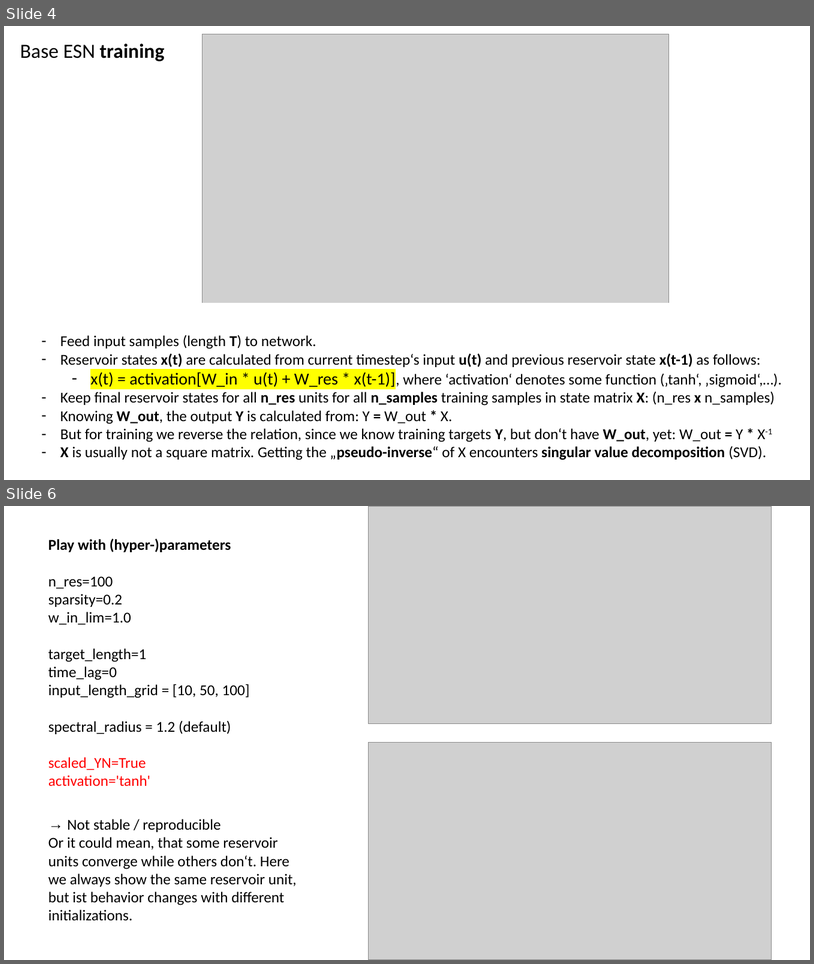
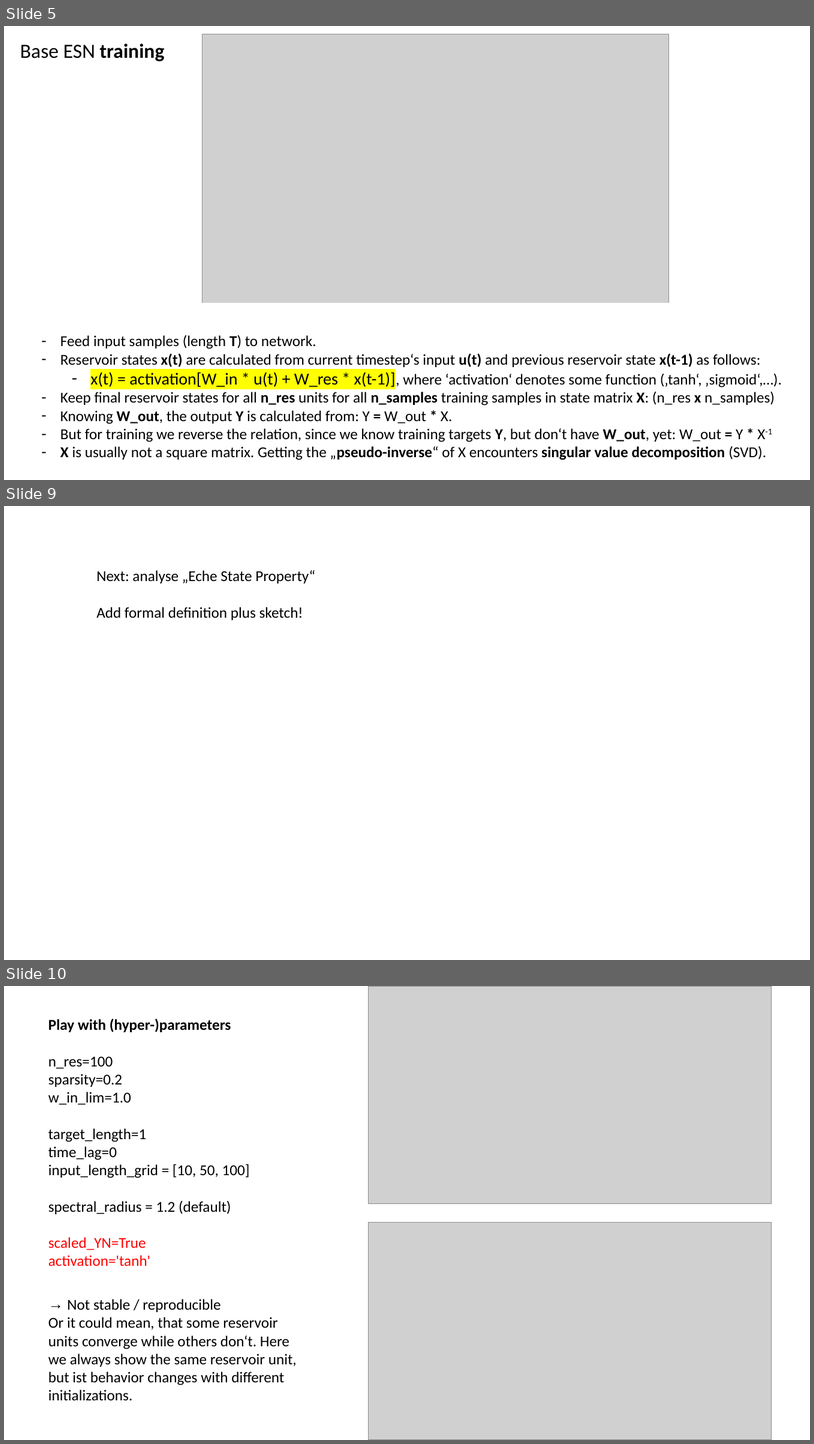
Before and after one commit to MarcoLandtHayen/EchoStateNetworks, a slide deck: ESN_exp01_BasicESN.pptx. Shown one above the other, each under a label of ours: slides 4 and 6 before the commit, slides 5, 9 and 10 after it; the slides between them are not shown. The pictures are 814x964 and 814x1444 pixels, drawn with LibreOffice and Linux fonts; fonts in the diff are those of the drawing; grey boxes stand for pictures. Boxes give left, top, right and bottom in pixels: in the first picture for what was removed or moved away, otherwise in the second. Text is boxed around its words. In the diff, an @@ line names an element or a change of style, - is before the commit and + after.

```diff
--- a/ESN_exp01_BasicESN.pptx
+++ b/ESN_exp01_BasicESN.pptx
@@ slide 9 added at (4, 506, 810, 960), background #FFFFFF @@
@@ text added at (96, 570, 315, 620), 18 pt, text #000000 @@
+Next: analyse „Eche State Property“
+Add formal definition plus sketch!
@@ what was slide 4 is now slide 5 @@
@@ what was slide 6 is now slide 10 @@
```
Also in this commit, not shown: 9 slides changed, 7 other slides added, 2 other files.
